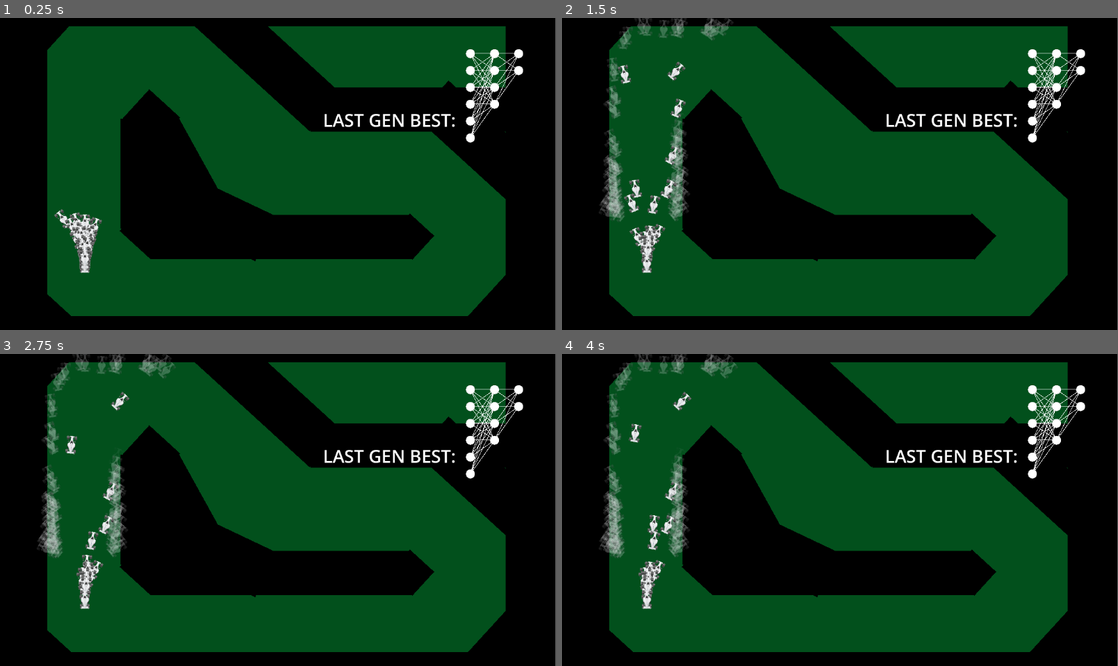
Above: before the commit, frames 1-4 (two rows, left to right).
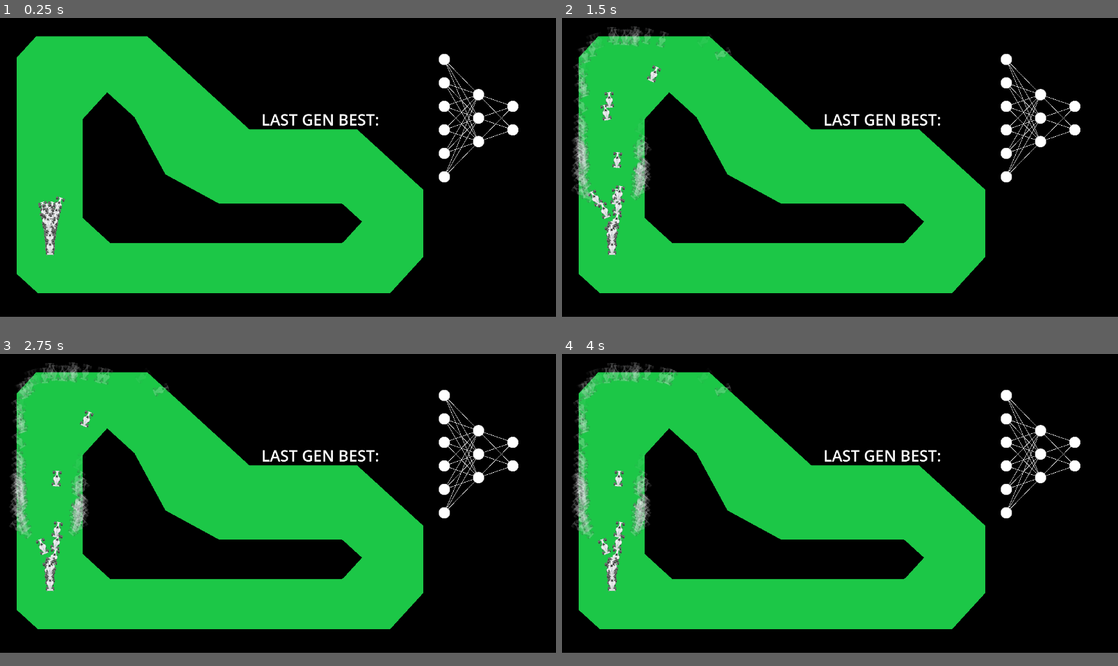
Above: after the commit, the same moments.

Repository: Eliyaan/IA_Voitures_GeneticAlgorithm
Game: Godot game, scene res://scene/main.tscn
Two runs of this game, one before a commit and one after it. Both use one fixed random seed, a clock stepped at 60 frames per second and the inputs below.
Inputs:
- Up to frame 1 (0.25 s): no input
- Up to frame 2 (1.5 s): no input
- Up to frame 3 (2.75 s): no input
- Up to frame 4 (4 s): no input
In our replay, the window is 799x449 before the commit and 800x430 after it. These sizes can differ from the game's own. Grey fills any space a smaller window leaves; there, only what the larger window draws over its background counts as a difference.

The runs differ from the first frame. In frame 1, 66% of the frame differs, in the area x 3-95%, y 2-96%; in frame 2, 66%; in frame 3, 66%, in the area x 1-95%, y 0-96%; in frame 4, 66%.

Commit message:
niceuuu

Diff:
--- a/codes/main.gd
+++ b/codes/main.gd
@@ -6,12 +6,14 @@
 var nb_voitures: int = 200
 var nb_offsprings: int = 20
 var running: bool = false
-var sim_steps: int = 300
+var sim_steps: int = 450
 var muta: float = 0.5
 var recovery_frames: int = 1
 var sorted_array: Array = []
 var first_gen: bool = true
 var neurons_pos_list = []
+var h_spacing = 80
+var v_spacing = 55
 
 # Called when the node enters the scene tree for the first time.
 func _ready():
@@ -23,30 +25,42 @@
 	neurons_pos_list.append([])
 	for input in car.nn['nb_inputs']:
 		var neuron = neuron_prefab.instantiate()
-		neuron.position = Vector2(400, -250+c*35)
-		neurons_pos_list[0].append(Vector2(400, -250+c*35))
+		neuron.position = Vector2(400, -250+c*v_spacing)
+		neurons_pos_list[0].append(Vector2(400, -250+c*v_spacing))
 		$Neurons.add_child(neuron)
+		var bg_neuron = neuron_prefab.instantiate()
+		bg_neuron.position = Vector2(400, -250+c*v_spacing)
+		$NeurBkgd.add_child(bg_neuron)
 		c += 1
 
 	var d = 1
+	var last_lay_nb = 0
 	for layer in car.nn["nb_hidden_neurones"]:
 		c = 0
 		neurons_pos_list.append([])
 		for n in range(0, layer):
 			var neuron = neuron_prefab.instantiate()
-			neuron.position = Vector2(400 + d*50 , -250+c*35)
-			neurons_pos_list[d].append(Vector2(400 + d*50 , -250+c*35))
+			neuron.position = Vector2(400 + d*h_spacing , -250+(c+(car.nn['nb_inputs']-layer)/2.0)*v_spacing)
+			neurons_pos_list[d].append(Vector2(400 + d*h_spacing , -250+(c+(car.nn['nb_inputs']-layer)/2.0)*v_spacing))
 			$Neurons.add_child(neuron)
+			var bg_neuron = neuron_prefab.instantiate()
+			bg_neuron.position = Vector2(400 + d*h_spacing , -250+(c+(car.nn['nb_inputs']-layer)/2.0)*v_spacing)
+			$NeurBkgd.add_child(bg_neuron)
 			c += 1
+			last_lay_nb = layer
 		d += 1
 	c = 0
 	neurons_pos_list.append([])
 	for input in car.nn['nb_outputs']:
 		var neuron = neuron_prefab.instantiate()
-		neuron.position = Vector2(400 + d*50, -250+c*35)
-		neurons_pos_list[d].append(Vector2(400 + d*50 , -250+c*35))
+		neuron.position = Vector2(400 + d*h_spacing, -250+(c+(car.nn['nb_inputs']-car.nn['nb_outputs'])/2.0)*v_spacing)
+		neurons_pos_list[d].append(Vector2(400 + d*h_spacing , -250+(c+(car.nn['nb_inputs']-car.nn['nb_outputs'])/2.0)*v_spacing))
 		$Neurons.add_child(neuron)
+		var bg_neuron = neuron_prefab.instantiate()
+		bg_neuron.position = Vector2(400 + d*h_spacing , -250+(c+(car.nn['nb_inputs']-car.nn['nb_outputs'])/2.0)*v_spacing)
+		$NeurBkgd.add_child(bg_neuron)
 		c += 1
+	#Lines
 	for i in range(0, neurons_pos_list.size()-1):
 		for coo in neurons_pos_list[i]:
 			for sec_coo in neurons_pos_list[i+1]:
@@ -61,7 +75,6 @@
 	if running:
 		steps += 1
 		if !first_gen:
-			$best.text = "LAST GEN BEST: "+str(sorted_array[0].points)
 			var car = sorted_array[0]
 			var c = 0
 			for input in car.nn['nb_inputs']:
@@ -70,13 +83,13 @@
 					n.modulate.r = 0
 					n.modulate.g = 0.88
 					n.modulate.b = 0.34
-					n.scale.x = (car.sigmoid(car.input[c]/100)*2 - 1)*0.074
+					n.scale.x = (car.sigmoid(car.input[c]/100))*0.104+0.001
 					n.scale.y = n.scale.x
 				else:
 					n.modulate.r = 1
 					n.modulate.g = 0.16
 					n.modulate.b = 0.14
-					n.scale.x = (car.sigmoid(-car.input[c]/5)*2 - 1)*0.074
+					n.scale.x = (car.sigmoid(-car.input[c]/5))*0.104+0.001  # the 5 is a special case but for other project use 2 times the same div
 					n.scale.y = n.scale.x
 				c += 1
 			var d = 0
@@ -86,7 +99,7 @@
 					n.modulate.r = 0
 					n.modulate.g = 0.88
 					n.modulate.b = 0.34
-					n.scale.x = car.nn["layers_list"][d][1][nb]*0.074
+					n.scale.x = car.nn["layers_list"][d][1][nb]*0.104+0.001
 					n.scale.y = n.scale.x
 					c += 1
 				d += 1
@@ -95,9 +108,25 @@
 				n.modulate.r = 0
 				n.modulate.g = 0.88
 				n.modulate.b = 0.34
-				n.scale.x = car.nn["layers_list"][d][1][input]*0.074
+				n.scale.x = car.nn["layers_list"][d][1][input]*0.104+0.001
 				n.scale.y = n.scale.x
 				c += 1
+			var e = 0
+			for i in range(car.nn["weights_list"].size()):
+				for j in range(car.nn["weights_list"][i].size()):
+					for k in range(car.nn["weights_list"][i][j].size()):
+						var l = $Lines.get_child(e)
+						if car.nn["weights_list"][i][j][k] > 0:
+							l.modulate.r = 0
+							l.modulate.g = 0.88
+							l.modulate.b = 0.34
+							l.width = ((car.sigmoid(car.nn["weights_list"][i][j][k]))*6)+0.1
+						else:
+							l.modulate.r = 1
+							l.modulate.g = 0.16
+							l.modulate.b = 0.14
+							l.width = ((car.sigmoid(-car.nn["weights_list"][i][j][k]))*6)+0.1
+						e += 1
 	if steps == sim_steps - 1:
 		var vec = Vector2(-400, 200)
 		var null_vec = Vector2(0, 0)
--- a/codes/voiture.gd
+++ b/codes/voiture.gd
@@ -3,6 +3,7 @@
 var alive: bool = false
 var points: int = 0
 var rota_array: Array = []
+var rot_change = 0
 var rays_querries: Array = []
 var space_state
 var input: Array = []
@@ -10,7 +11,7 @@
 	#Consts
 	"nb_inputs" = 6,
 	"nb_hidden_layer" = 1,
-	"nb_hidden_neurones" = [4],
+	"nb_hidden_neurones" = [3],
 	"nb_outputs" = 2,
 
 	"weights_list" = [[[[]]]],
@@ -71,7 +72,7 @@
 				nn["weights_list"][i][j].resize(nn["nb_hidden_neurones"][i-1])
 		else:
 			nn["weights_list"][i].resize(nn["nb_hidden_neurones"][i])
-			for j in nn["weights_list"][i]:
+			for j in range(0, nn["weights_list"][i].size()):
 				nn["weights_list"][i][j] = []
 				nn["weights_list"][i][j].resize(nn["nb_hidden_neurones"][i-1])
 	for i in range(0, nn["nb_hidden_layer"]+1):
@@ -114,7 +115,8 @@
 			deplac.y = 0
 		elif deplac.y < -12:
 			deplac.y = -12
-		rotation_degrees += (result[1]*2 - 1) * deplac.y * 0.5  # le 0.8 c'est un facteur changeable selon si on veut qu'elle tourne plus vite ou pas
+		rot_change = (rot_change/5)*4 + ((result[1]*2 - 1) * deplac.y * 0.5)/5  # le 0.5 c'est un facteur changeable selon si on veut qu'elle tourne plus vite ou pas
+		rotation_degrees += rot_change
 		position += deplac.rotated(rotation)
 
 
--- a/project.godot
+++ b/project.godot
@@ -15,6 +15,12 @@
 config/features=PackedStringArray("4.0", "GL Compatibility")
 config/icon="res://icon.svg"
 
+[display]
+
+window/size/viewport_width=1300
+window/size/viewport_height=700
+window/size/mode=2
+
 [layer_names]
 
 2d_physics/layer_1="Cars"
--- a/scene/main.tscn
+++ b/scene/main.tscn
@@ -1,8 +1,7 @@
-[gd_scene load_steps=8 format=3 uid="uid://g81eg0hrr6ud"]
+[gd_scene load_steps=7 format=3 uid="uid://g81eg0hrr6ud"]
 
 [ext_resource type="Script" path="res://codes/main.gd" id="1_c5d5b"]
 [ext_resource type="PackedScene" uid="uid://dlbqgeld5mfxf" path="res://scene/voiture.tscn" id="2_qud33"]
-[ext_resource type="Texture2D" uid="uid://rs7vhpf0r4f8" path="res://images/bkgrnd.png" id="3_02h1f"]
 [ext_resource type="PackedScene" uid="uid://s2y8mbgw2ogk" path="res://scene/neuron.tscn" id="3_47fmm"]
 [ext_resource type="PackedScene" uid="uid://b12qt4hobwfh5" path="res://scene/wall.tscn" id="3_x67t4"]
 [ext_resource type="PackedScene" uid="uid://mmn38yo4lrnn" path="res://scene/point_checkpoint.tscn" id="4_3d8sx"]
@@ -14,14 +13,12 @@
 neuron_prefab = ExtResource("3_47fmm")
 new_line = ExtResource("4_cvvov")
 
-[node name="Sprite2D" type="Sprite2D" parent="."]
-modulate = Color(0.45098, 0.545098, 1, 1)
-self_modulate = Color(0.337255, 0.701961, 0.411765, 1)
-position = Vector2(-13.9999, -24)
-scale = Vector2(1280, 912)
-texture = ExtResource("3_02h1f")
-
-[node name="Camera2D" type="Camera2D" parent="."]
+[node name="ColorRect6" type="ColorRect" parent="."]
+offset_left = -830.0
+offset_top = -1037.0
+offset_right = 590.0
+offset_bottom = 1191.0
+color = Color(0.109804, 0.780392, 0.278431, 1)
 
 [node name="Terrain" type="Node2D" parent="."]
 
@@ -38,29 +35,29 @@
 scale = Vector2(57.2652, 4.73011)
 
 [node name="Wall6" parent="Terrain" instance=ExtResource("3_x67t4")]
-position = Vector2(7, 131)
+position = Vector2(12, 131)
 scale = Vector2(-27.1315, -4.56708)
 
 [node name="Wall8" parent="Terrain" instance=ExtResource("3_x67t4")]
-position = Vector2(366, -134)
-scale = Vector2(-29.7715, -4.56708)
+position = Vector2(364, -139)
+scale = Vector2(-29.7715, -5.04708)
 
 [node name="Wall5" parent="Terrain" instance=ExtResource("3_x67t4")]
 position = Vector2(72, -354)
 scale = Vector2(57.2652, 4.73011)
 
 [node name="Wall3" parent="Terrain" instance=ExtResource("3_x67t4")]
-position = Vector2(-265, -1)
-scale = Vector2(-6.13346, 11.3519)
+position = Vector2(-264, 3)
+scale = Vector2(-5.97346, 11.4719)
 
 [node name="Wall9" parent="Terrain" instance=ExtResource("3_x67t4")]
-position = Vector2(-127, 86)
-rotation = 0.442615
+position = Vector2(-127, 77)
+rotation = 0.499446
 scale = Vector2(11.3353, -5.16153)
 
 [node name="Wall11" parent="Terrain" instance=ExtResource("3_x67t4")]
-position = Vector2(-197, 5)
-rotation = 1.0666
+position = Vector2(-194, 7.00001)
+rotation = 1.07488
 scale = Vector2(11.3353, -5.16153)
 
 [node name="Wall10" parent="Terrain" instance=ExtResource("3_x67t4")]
@@ -94,14 +91,50 @@
 scale = Vector2(4.34942, -4.26808)
 
 [node name="Wall18" parent="Terrain" instance=ExtResource("3_x67t4")]
-position = Vector2(-267, 116)
+position = Vector2(-263, 116)
 rotation = 0.740528
 scale = Vector2(4.34942, -4.26808)
 
 [node name="Wall19" parent="Terrain" instance=ExtResource("3_x67t4")]
-position = Vector2(277, 130)
-rotation = 0.740528
-scale = Vector2(3.41152, -3.34772)
+position = Vector2(284, 131)
+rotation = 0.740528
+scale = Vector2(3.09691, -3.34772)
+
+[node name="ColorRect" type="ColorRect" parent="."]
+offset_left = 526.0
+offset_top = -1037.0
+offset_right = 1946.0
+offset_bottom = 1191.0
+color = Color(0, 0, 0, 1)
+
+[node name="ColorRect2" type="ColorRect" parent="."]
+offset_left = -1331.0
+offset_top = -2600.0
+offset_right = 1264.0
+offset_bottom = -372.0
+color = Color(0, 0, 0, 1)
+
+[node name="ColorRect3" type="ColorRect" parent="."]
+offset_left = -3109.0
+offset_top = -1301.0
+offset_right = -514.0
+offset_bottom = 927.0
+color = Color(0, 0, 0, 1)
+
+[node name="ColorRect4" type="ColorRect" parent="."]
+offset_left = -1293.0
+offset_top = 356.0
+offset_right = 1302.0
+offset_bottom = 2584.0
+color = Color(0, 0, 0, 1)
+
+[node name="ColorRect5" type="ColorRect" parent="."]
+offset_left = -38.0
+offset_top = -1330.0
+offset_right = 1829.0
+offset_bottom = -339.0
+rotation = 0.410038
+color = Color(0, 0, 0, 1)
 
 [node name="Points" type="Node2D" parent="."]
 metadata/_edit_lock_ = true
@@ -216,5 +249,13 @@
 text = "LAST GEN BEST: "
 
 [node name="Lines" type="Node2D" parent="."]
+position = Vector2(122, -3)
+
+[node name="NeurBkgd" type="Node2D" parent="."]
+position = Vector2(122, -3)
 
 [node name="Neurons" type="Node2D" parent="."]
+position = Vector2(122, -3)
+
+[node name="Camera2D" type="Camera2D" parent="."]
+position = Vector2(133, 0)
--- a/scene/neuron.tscn
+++ b/scene/neuron.tscn
@@ -3,5 +3,5 @@
 [ext_resource type="Texture2D" uid="uid://cdn7s6fgy45kv" path="res://images/circle.png" id="1_5ps40"]
 
 [node name="Neuron" type="Sprite2D"]
-scale = Vector2(0.0744447, 0.0744447)
+scale = Vector2(0.105, 0.105)
 texture = ExtResource("1_5ps40")
